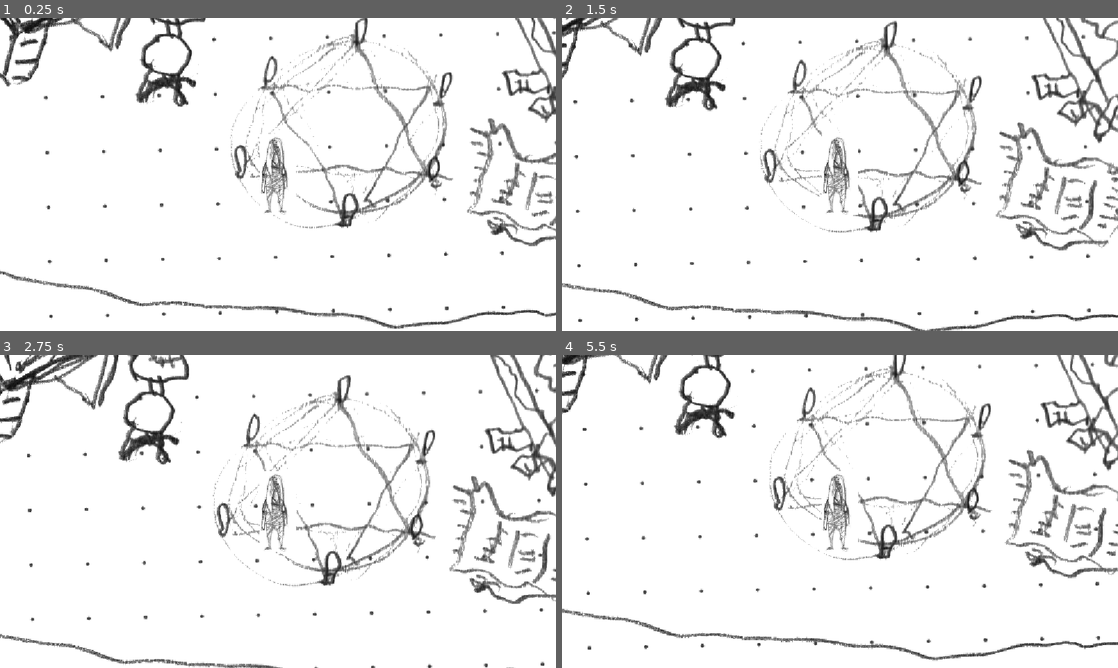
Above: before the commit, frames 1-4 (two rows, left to right).
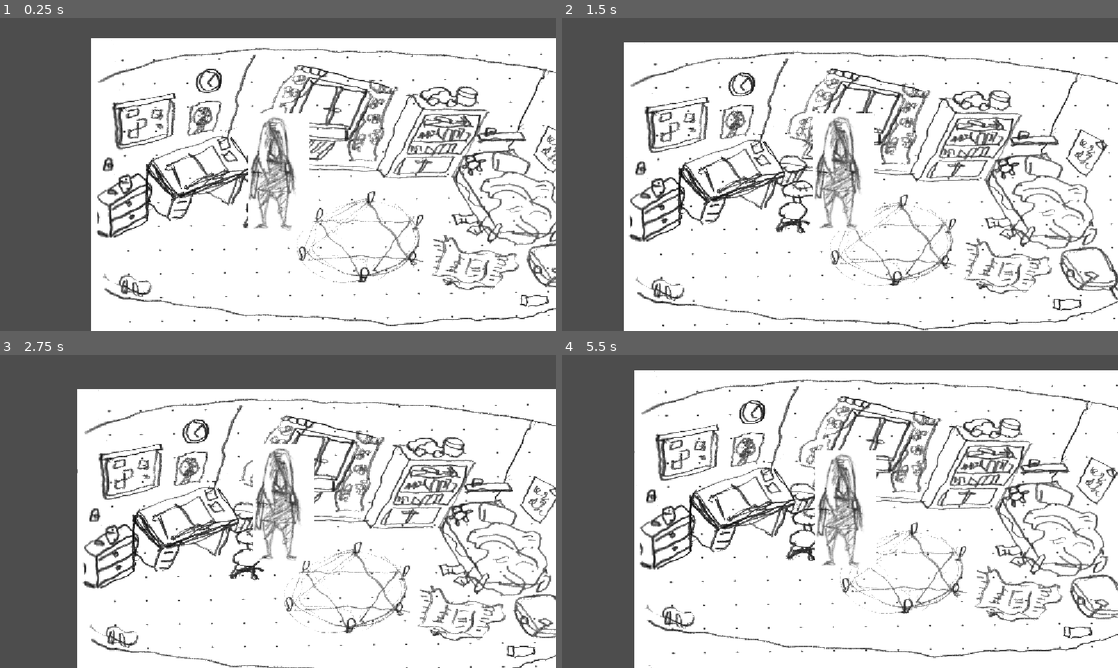
Above: after the commit, the same moments.

Repository: nallemi/manaaja
Game: Godot game, scene res://world.tscn
The game is run twice, just before and just after one commit, with the same random seed, the same clock (stepped at 60 frames per second) and the same inputs.
Inputs (mouse positions are in pixels of both pictures, inside the frame that each line leads up to):
- Up to frame 1 (0.25 s): no input
- Up to frame 2 (1.5 s): tap Enter at 0.5 s; move the mouse to (962, 158) at 0.52 s; click (962, 158) at 0.67 s; move the mouse to (728, 190) at 1.27 s; click (728, 190) at 1.42 s
- Up to frame 3 (2.75 s): move the mouse to (333, 442) at 2.02 s; click (333, 442) at 2.17 s
- Up to frame 4 (5.5 s): move the mouse to (812, 574) at 2.77 s; click (812, 574) at 2.92 s; move the mouse to (1006, 558) at 3.52 s; click (1006, 558) at 3.67 s; move the mouse to (673, 464) at 4.27 s; click (673, 464) at 4.42 s; move the mouse to (867, 511) at 5.02 s; click (867, 511) at 5.17 s

The runs differ from the first frame. In frame 1, 41% of the frame differs, in the area x 0-100%, y 0-100%; in frame 2, 39%; in frame 3, 43%; in frame 4, 38%.

Commit message:
v 0.021 interaction base

Diff:
--- a/manaaja/Player.gd
+++ b/manaaja/Player.gd
@@ -1,7 +1,10 @@
 extends CharacterBody2D
 
 var target_position = Vector2.ZERO
+var interaction_target = null
 var vector = Vector2.ZERO
+
+
 
 func _ready():
 	target_position = global_position
@@ -9,16 +12,16 @@
 func _input(event):
 	if event is InputEventMouseButton:
 		if event.button_index == MOUSE_BUTTON_LEFT and event.pressed == true:
+			interaction_target = null
 			target_position = get_global_mouse_position()
 
-
 func _physics_process(_delta):
-
-	if global_position.distance_to(target_position) > 10:
+	if global_position.distance_to(target_position) < 10:
+		velocity = Vector2.ZERO
+		if interaction_target != null:
+			interaction_target.interact()
+			interaction_target = null
+	else:
 		vector = global_position.direction_to(target_position)
 		velocity = vector * 100
-
-
-	else:
-		velocity = Vector2.ZERO
 	move_and_slide()
--- /dev/null
+++ b/manaaja/interactable.gd
@@ -0,0 +1,15 @@
+extends Area2D
+
+signal interacted
+
+func _on_input_event(viewport: Node, event: InputEvent, shape_idx: int) -> void:
+	if event is InputEventMouseButton:
+		if event.button_index == MOUSE_BUTTON_LEFT and event.pressed == true:
+			interacted.emit(self)
+
+func interact():
+	print(self.name)
+
+
+func _on_interacted() -> void:
+	pass # Replace with function body.
--- /dev/null
+++ b/manaaja/interactable.tscn
@@ -0,0 +1,22 @@
+[gd_scene format=3 uid="uid://d3xsr4sx3dtko"]
+
+[ext_resource type="Script" uid="uid://tbwmbilofvui" path="res://interactable.gd" id="1_wh154"]
+
+[sub_resource type="CapsuleShape2D" id="CapsuleShape2D_h72kw"]
+radius = 39.0
+height = 146.0
+
+[node name="Interactable" type="Area2D" unique_id=396894312]
+script = ExtResource("1_wh154")
+
+[node name="Sprite2D" type="Sprite2D" parent="." unique_id=928368481]
+
+[node name="Marker2D" type="Marker2D" parent="." unique_id=250598033]
+position = Vector2(-5, 40)
+
+[node name="CollisionShape2D" type="CollisionShape2D" parent="." unique_id=221464734]
+position = Vector2(3, -49)
+shape = SubResource("CapsuleShape2D_h72kw")
+
+[connection signal="input_event" from="." to="." method="_on_input_event"]
+[connection signal="interacted" from="." to="." method="_on_interacted"]
--- a/manaaja/player.tscn
+++ b/manaaja/player.tscn
@@ -7,6 +7,8 @@
 script = ExtResource("1_onrkg")
 
 [node name="Sprite2D" type="Sprite2D" parent="." unique_id=783423446]
+position = Vector2(0.5000057, -5.499996)
+scale = Vector2(1.6933334, 1.4638554)
 texture = ExtResource("2_i3pqv")
 hframes = 4
 frame = 1
@@ -14,3 +16,5 @@
 [node name="CollisionShape2D" type="CollisionShape2D" parent="." unique_id=305676652]
 
 [node name="Camera2D" type="Camera2D" parent="." unique_id=1116283821]
+limit_enabled = false
+position_smoothing_enabled = true
--- /dev/null
+++ b/manaaja/player_room.tscn
@@ -0,0 +1,28 @@
+[gd_scene format=3 uid="uid://cfy27d7lwvu5c"]
+
+[ext_resource type="Texture2D" uid="uid://d1dm4kx5lux1f" path="res://assets/tausta.png" id="1_hw8qq"]
+[ext_resource type="Script" uid="uid://ddms6voyokcfp" path="res://room.gd" id="1_plsfm"]
+[ext_resource type="PackedScene" uid="uid://d3xsr4sx3dtko" path="res://interactable.tscn" id="2_8tnse"]
+
+[node name="Room" type="Node2D" unique_id=299629110]
+script = ExtResource("1_plsfm")
+
+[node name="background" type="Node2D" parent="." unique_id=202743860]
+
+[node name="Sprite2D" type="Sprite2D" parent="background" unique_id=1056987381]
+position = Vector2(575, 321.5)
+scale = Vector2(0.6, 0.444206)
+texture = ExtResource("1_hw8qq")
+
+[node name="Bookshelf" parent="." unique_id=396894312 instance=ExtResource("2_8tnse")]
+position = Vector2(683, 278)
+
+[node name="Marker2D" parent="Bookshelf" index="1" unique_id=250598033]
+position = Vector2(-22, 41)
+
+[node name="CollisionShape2D" parent="Bookshelf" index="2" unique_id=221464734]
+position = Vector2(14, -51)
+
+[connection signal="interacted" from="Bookshelf" to="." method="_on_interactable_interacted"]
+
+[editable path="Bookshelf"]
--- a/manaaja/project.godot
+++ b/manaaja/project.godot
@@ -18,7 +18,6 @@
 [display]
 
 window/stretch/mode="canvas_items"
-window/stretch/aspect="expand"
 
 [physics]
 
--- /dev/null
+++ b/manaaja/room.gd
@@ -0,0 +1,6 @@
+extends Node2D
+
+signal interaction(target, target_position)
+
+func _on_interactable_interacted(target) -> void:
+	interaction.emit(target, target.get_node("Marker2D").global_position)
--- /dev/null
+++ b/manaaja/room.tscn
@@ -0,0 +1,57 @@
+[gd_scene format=3 uid="uid://dax5c0c3g3i3s"]
+
+[ext_resource type="Script" uid="uid://ddms6voyokcfp" path="res://room.gd" id="1_4o3f6"]
+[ext_resource type="Texture2D" uid="uid://d1dm4kx5lux1f" path="res://assets/tausta.png" id="2_v5vuv"]
+[ext_resource type="PackedScene" uid="uid://d3xsr4sx3dtko" path="res://interactable.tscn" id="3_ka7wq"]
+
+[sub_resource type="RectangleShape2D" id="RectangleShape2D_aqk2v"]
+size = Vector2(172, 169)
+
+[sub_resource type="RectangleShape2D" id="RectangleShape2D_036b0"]
+size = Vector2(115.82414, 193.95792)
+
+[node name="Room" type="Node2D" unique_id=299629110]
+script = ExtResource("1_4o3f6")
+
+[node name="background" type="Node2D" parent="." unique_id=202743860]
+
+[node name="Sprite2D" type="Sprite2D" parent="background" unique_id=1056987381]
+position = Vector2(575, 321.5)
+scale = Vector2(0.6, 0.444206)
+texture = ExtResource("2_v5vuv")
+
+[node name="Bookshelf" parent="." unique_id=396894312 instance=ExtResource("3_ka7wq")]
+position = Vector2(683, 278)
+
+[node name="Marker2D" parent="Bookshelf" index="1" unique_id=250598033]
+position = Vector2(-22, 41)
+
+[node name="CollisionShape2D" parent="Bookshelf" index="2" unique_id=221464734]
+position = Vector2(20, -57.5)
+shape = SubResource("RectangleShape2D_aqk2v")
+
+[node name="Table" parent="." unique_id=571910946 instance=ExtResource("3_ka7wq")]
+position = Vector2(220, 351)
+
+[node name="Marker2D" parent="Table" index="1" unique_id=250598033]
+position = Vector2(45, 38)
+
+[node name="CollisionShape2D" parent="Table" index="2" unique_id=221464734]
+position = Vector2(12.999985, -58)
+rotation = 0.85346603
+scale = Vector2(1, 0.9999999)
+skew = 0.3106686
+shape = SubResource("RectangleShape2D_036b0")
+
+[node name="Pizza" parent="." unique_id=859715386 instance=ExtResource("3_ka7wq")]
+position = Vector2(973, 535)
+
+[node name="Marker2D" parent="Pizza" index="1" unique_id=250598033]
+position = Vector2(-81, -22)
+
+[node name="CollisionShape2D" parent="Pizza" index="2" unique_id=221464734]
+position = Vector2(-7, -51)
+
+[editable path="Bookshelf"]
+[editable path="Table"]
+[editable path="Pizza"]
--- /dev/null
+++ b/manaaja/world.gd
@@ -0,0 +1,6 @@
+extends Node2D
+
+func _on_room_interaction(target: Variant, target_position: Variant) -> void:
+	$Player.target_position = target_position
+	$Player.interaction_target = target
+	print(target)
--- a/manaaja/world.tscn
+++ b/manaaja/world.tscn
@@ -1,27 +1,30 @@
 [gd_scene format=3 uid="uid://m62265cwhfdm"]
 
+[ext_resource type="Script" uid="uid://ckfml3tfvqx7e" path="res://world.gd" id="1_aqk2v"]
 [ext_resource type="Texture2D" uid="uid://d1dm4kx5lux1f" path="res://assets/tausta.png" id="1_fj7yv"]
 [ext_resource type="PackedScene" uid="uid://bssi5aq5ewlb3" path="res://player.tscn" id="2_fj7yv"]
+[ext_resource type="PackedScene" uid="uid://dax5c0c3g3i3s" path="res://room.tscn" id="4_aqk2v"]
 
 [node name="World" type="Node2D" unique_id=1860248028]
+script = ExtResource("1_aqk2v")
 
 [node name="Background" type="Node2D" parent="." unique_id=870409266]
+visible = false
 position = Vector2(504, 582)
 
-[node name="ColorRect" type="ColorRect" parent="Background" unique_id=908185804]
-offset_left = -90.0
-offset_top = -75.0
-offset_right = 87.0
-offset_bottom = 68.0
-metadata/_edit_use_anchors_ = true
-
 [node name="TextureRect" type="TextureRect" parent="Background" unique_id=785942329]
-offset_left = -958.0
-offset_top = -1343.0
-offset_right = 1042.0
-offset_bottom = 88.0
+visible = false
+offset_left = -832.0
+offset_top = -1234.0
+offset_right = 1168.0
+offset_bottom = 197.0
 texture = ExtResource("1_fj7yv")
+expand_mode = 3
+stretch_mode = 4
 metadata/_edit_use_anchors_ = true
 
 [node name="Player" parent="." unique_id=441730898 instance=ExtResource("2_fj7yv")]
+z_index = 2
 position = Vector2(393, 293)
+
+[node name="Room" parent="." unique_id=299629110 instance=ExtResource("4_aqk2v")]
Not shown, added: manaaja/interactable.gd.uid
Not shown, added: manaaja/room.gd.uid
Not shown, added: manaaja/world.gd.uid
